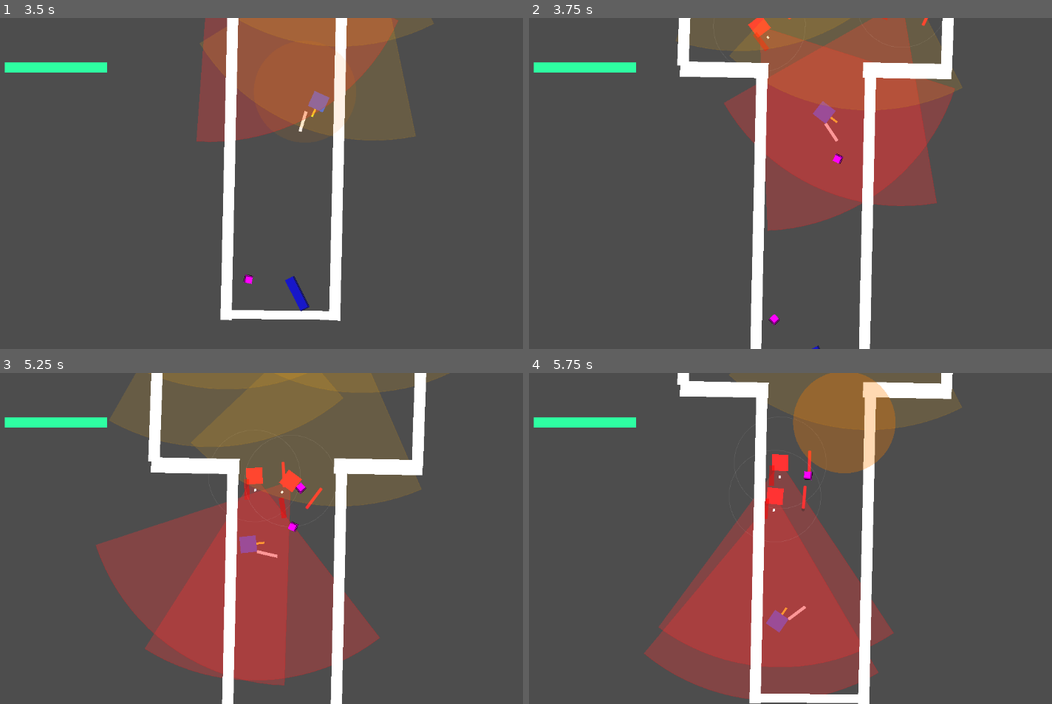
Above: before the commit, frames 1-4 (two rows, left to right).
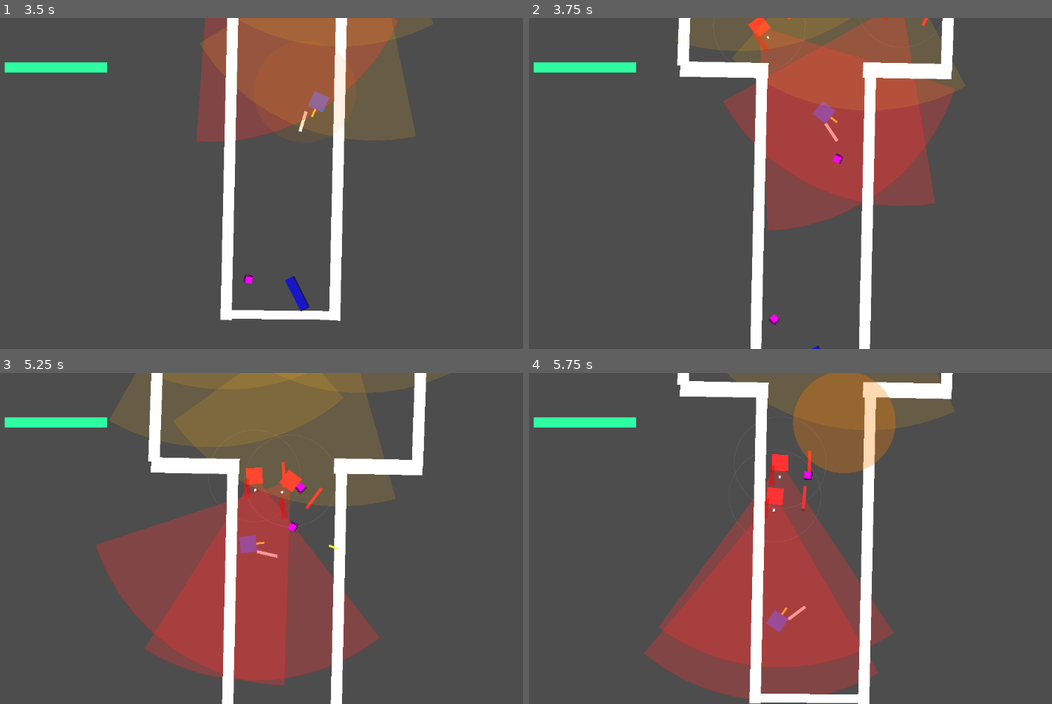
Above: after the commit, the same moments.

Repository: chimoochi/flash-fire
Game: Godot game, scene res://workspace.tscn
Same seed, same stepped clock (60 frames per second), same inputs: the game is played once before the commit and once after it.
Inputs (mouse positions are in pixels of both pictures, inside the frame that each line leads up to):
- Up to frame 1 (3.5 s): tap Enter at 0.5 s; move the mouse to (407, 166) at 0.52 s; hold D (MoveRight) 0.53-1.28 s; tap Space (shoot) at 0.6, 1.55, 2.1, 3.05 s; move the mouse to (162, 200) at 1.27 s; hold S (MoveDown) 1.28-2.03 s; tap Shift (Dash) at 1.35 s; move the mouse to (339, 110) at 2.02 s; hold D (MoveRight) 2.03-2.78 s; move the mouse to (251, 249) at 2.77 s; hold W (MoveUp) from 2.78 s (still down); tap R at 2.85 s
- Up to frame 2 (3.75 s): move the mouse to (984, 233) at 3.52 s; release W (MoveUp) at 3.53 s; hold A (MoveLeft) from 3.53 s (still down); tap Space (shoot) at 3.6 s
- Up to frame 3 (5.25 s): move the mouse to (99, 488) at 4.27 s; tap Shift (Dash) at 4.35 s; tap Space (shoot) at 4.55, 5.1 s; move the mouse to (308, 538) at 5.02 s; release A (MoveLeft) at 5.03 s; hold S (MoveDown) from 5.03 s (still down)
- Up to frame 4 (5.75 s): keep holding S (MoveDown)

Frame 1 is identical in both runs. In frame 2, 0.2% of the frame differs, in the area x 37-84%, y 0-56%; in frame 3, 1.0%, in the area x 33-81%, y 0-54%; in frame 4, less than 0.1%.

Commit message:
fix Gavin's bullet service

Diff:
--- a/GodotGame/player/bullet.gd
+++ b/GodotGame/player/bullet.gd
@@ -19,6 +19,8 @@
 func _on_body_entered(body: Node2D) -> void:
 	if body == owner_node:
 		return
+	if body.is_in_group("Projectiles"):
+		return
 
 	if body.has_method("take_damage"):
 		body.take_damage(damage)
--- a/GodotGame/player/player.gd
+++ b/GodotGame/player/player.gd
@@ -11,6 +11,7 @@
 const MELEE_ATTACK_DURATION = 0.25
 
 const BULLET_SPEED = 1500.0
+const BULLET_DAMAGE = 20
 const PUSH_FORCE = 1500.0
 const PLAYER_PUSH_RESISTANCE = 50.0
 const BULLET_SCENE = preload("res://player/bullet.tscn")
@@ -34,7 +35,7 @@
 	"is_swinging": false,
 
 
-	"can_shoot": false,
+	"can_shoot": true,
 	"can_throw": true,
 	"can_lightning": true,
 
@@ -137,15 +138,8 @@
 func spawn_bullet(direction: Vector2) -> void:
 	if not PlayerState["can_shoot"]:
 		return
-	var bullet = BULLET_SCENE.instantiate()
-	bullet.direction = direction
-	bullet.speed = BULLET_SPEED
-	bullet.owner_node = self
-	get_tree().root.add_child(bullet)
-	bullet.global_position = global_position
-	bullet.rotation = rotation
-
-	NoiseService.emit_noise(get_tree(), global_position, 500.0)
+
+	BulletService.spawn_bullet(self, direction, BULLET_DAMAGE, BULLET_SPEED)
 
 func _input(event: InputEvent) -> void:
 	if event is InputEventKey and event.pressed and not event.echo:
--- a/GodotGame/scripts/attacks/ThrowableProjectile.gd
+++ b/GodotGame/scripts/attacks/ThrowableProjectile.gd
@@ -14,7 +14,8 @@
 var _original_visual_pos: Vector2 = Vector2.ZERO
 
 func _ready() -> void:
-	for child in get_children(): #Todo: Make better, maybe even instanate from files isntead of this weird stuff
+	add_to_group("Projectiles")
+	for child in get_children(): # Todo: Make better, maybe even instanate from files isntead of this weird stuff
 		if child is Node2D and not (child is CollisionShape2D):
 			_visual_child = child
 			_original_visual_pos = child.position
--- a/GodotGame/scripts/services/bulletservice.gd
+++ b/GodotGame/scripts/services/bulletservice.gd
@@ -15,10 +15,12 @@
 	bullet.global_position = caller.global_position
 	bullet.rotation = direction.angle()
 
+	NoiseService.emit_noise(caller.get_tree(), caller.global_position, 500.0)
+
 static func spawn_shotgun(caller: Node2D, direction: Vector2, damage: int, speed: float = 1500.0, spread_angle_deg: float = 45.0) -> void:
 	var bullet_count = 5
 	var angle_step = deg_to_rad(spread_angle_deg) / (bullet_count - 1)
-	var start_angle = -deg_to_rad(spread_angle_deg) / 2.0
+	var start_angle = - deg_to_rad(spread_angle_deg) / 2.0
 
 	for i in range(bullet_count):
 		var angle = start_angle + (i * angle_step)
